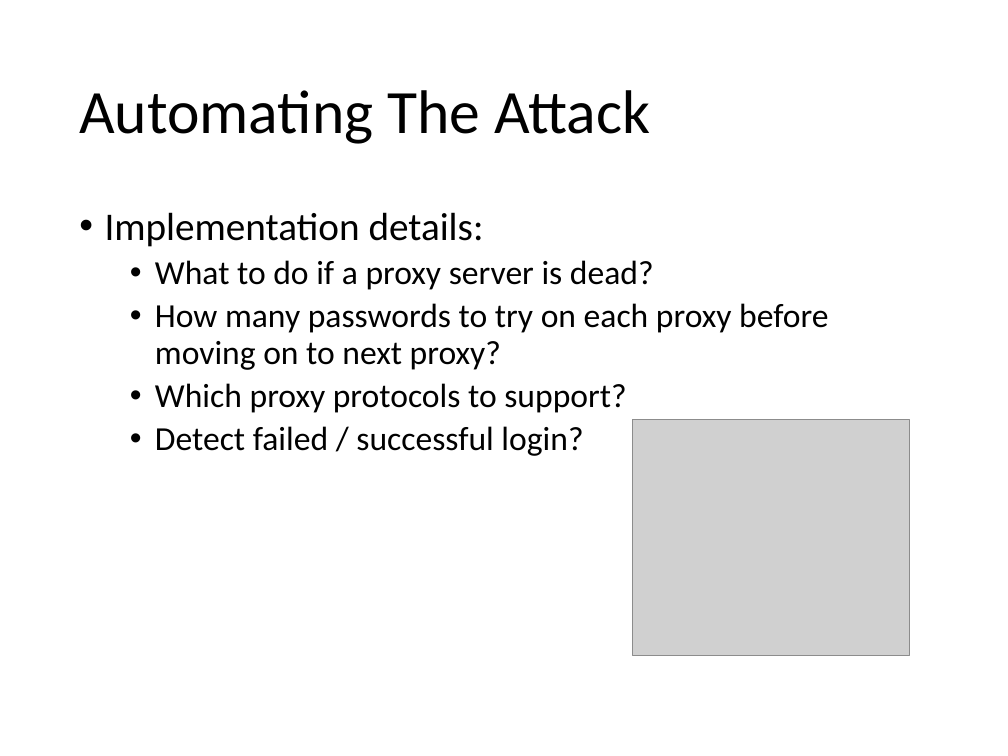
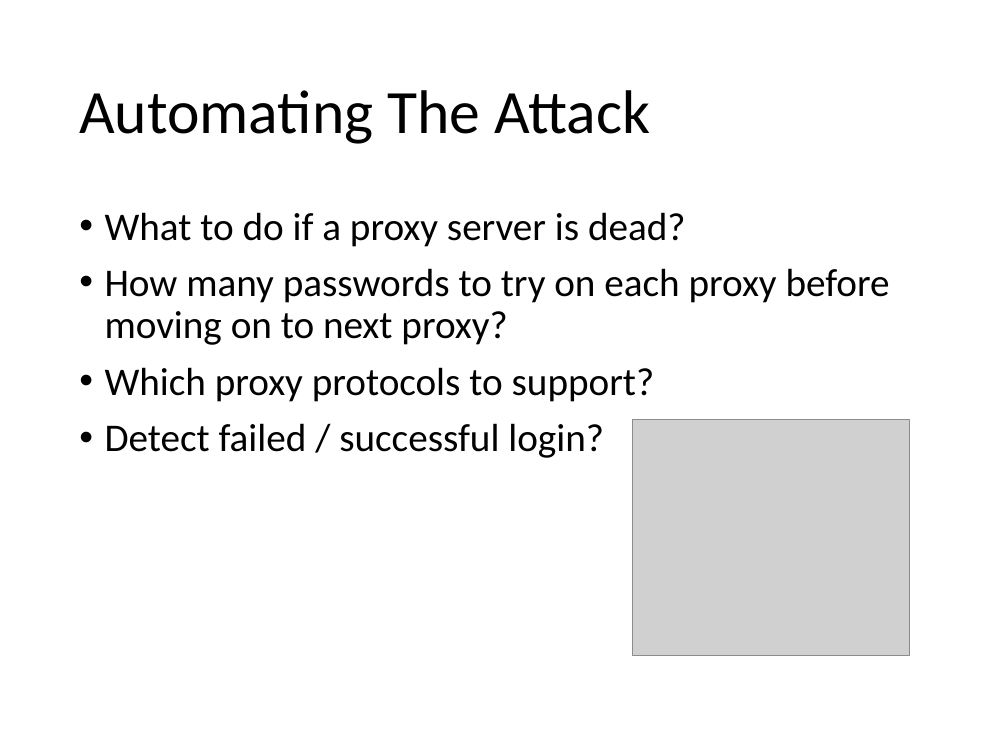
Before and after one commit to nrenzoni/parallel-web-login-attack, a slide deck: slide 16 of Brute-forcing a web login.pptx. Drawn at 1008x756 pixels with LibreOffice and Linux fonts; fonts in the diff are those of the drawing; grey boxes stand for pictures. Boxes give left, top, right and bottom in pixels: in the first picture for what was removed or moved away, otherwise in the second. Text is boxed around its words. In the diff, an @@ line names an element or a change of style, - is before the commit and + after.

```diff
--- a/Brute-forcing a web login.pptx
+++ b/Brute-forcing a web login.pptx
@@ text "What to do if a ..." at (105,212,890,458): size 24 to 28 pt; list level 2 to 1 in "What to do if a ..."; list level 2 to 1 in "How many passwords to try ..."; list level 2 to 1 in "Which proxy protocols to support?"; list level 2 to 1 in "Detect failed / successful login?" @@
@@ text at (105,212,484,247): paragraph removed @@
-• Implementation details:
```
Also in this commit, not shown: 5 other slides changed.
